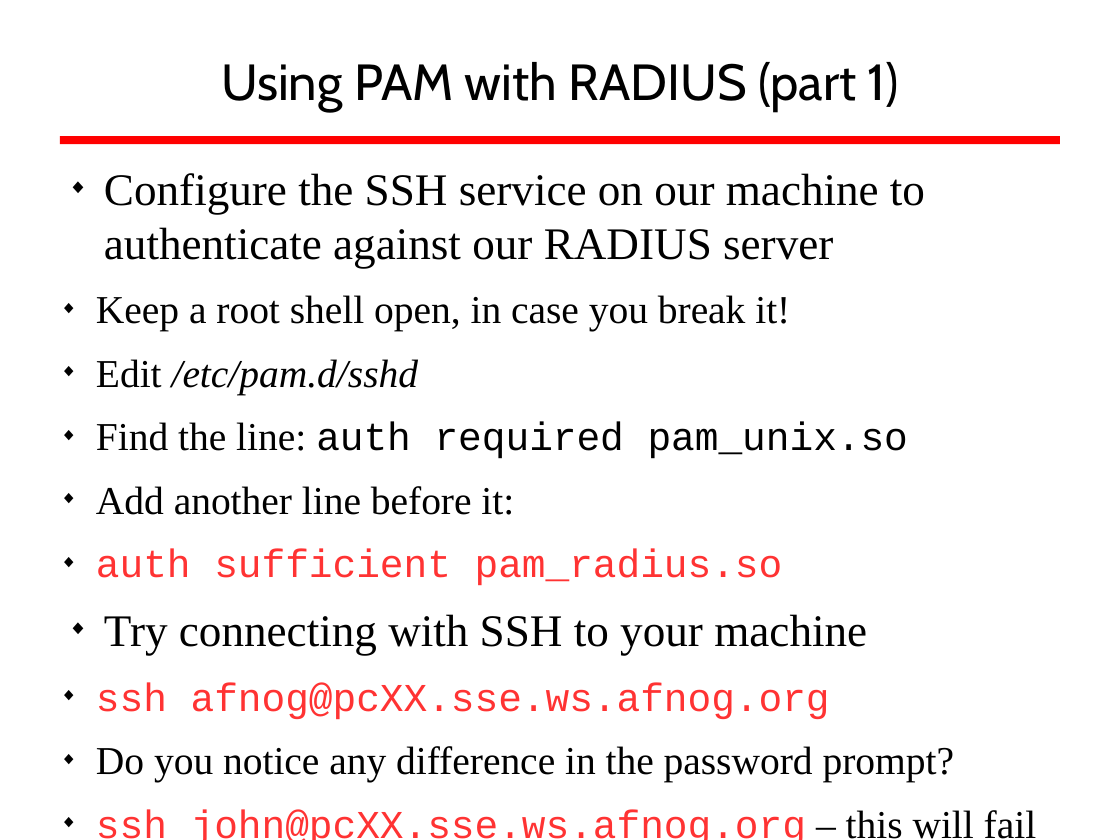
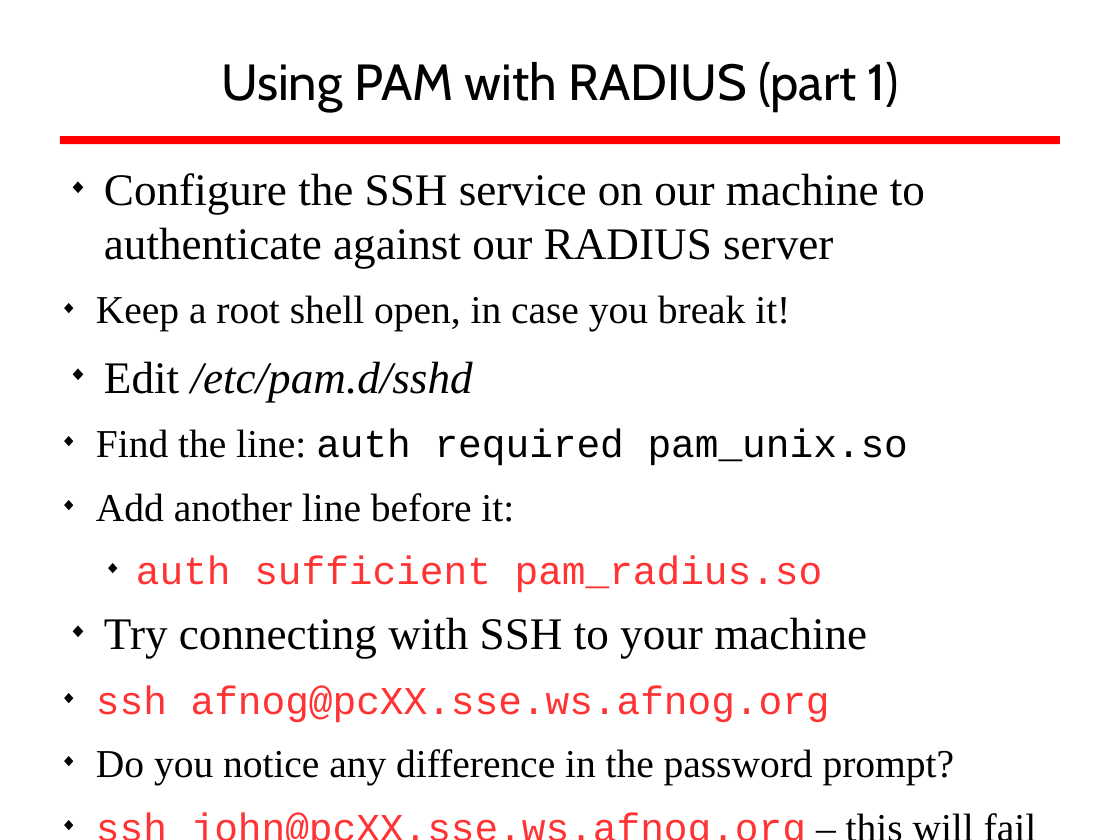
Before and after one commit to afnog/sse, a slide deck: slide 44 of radius/radius_presentation.odp. Drawn at 1120x840 pixels with LibreOffice and Linux fonts; fonts in the diff are those of the drawing; background and template pictures are left out. Boxes give left, top, right and bottom in pixels: in the first picture for what was removed or moved away, otherwise in the second. Text is boxed around its words. In the diff, an @@ line names an element or a change of style, - is before the commit and + after.

```diff
--- a/radius/radius_presentation.odp
+++ b/radius/radius_presentation.odp
@@ text at <box>104,361,823,593</box>: size 28 to 32 pt in "Edit /etc/pam.d/sshd"; list level 2 to 1 in "Edit /etc/pam.d/sshd"; list level 2 to 3 in "auth sufficient pam_radius.so" @@
```
Also in this commit, not shown: 1 other file.
